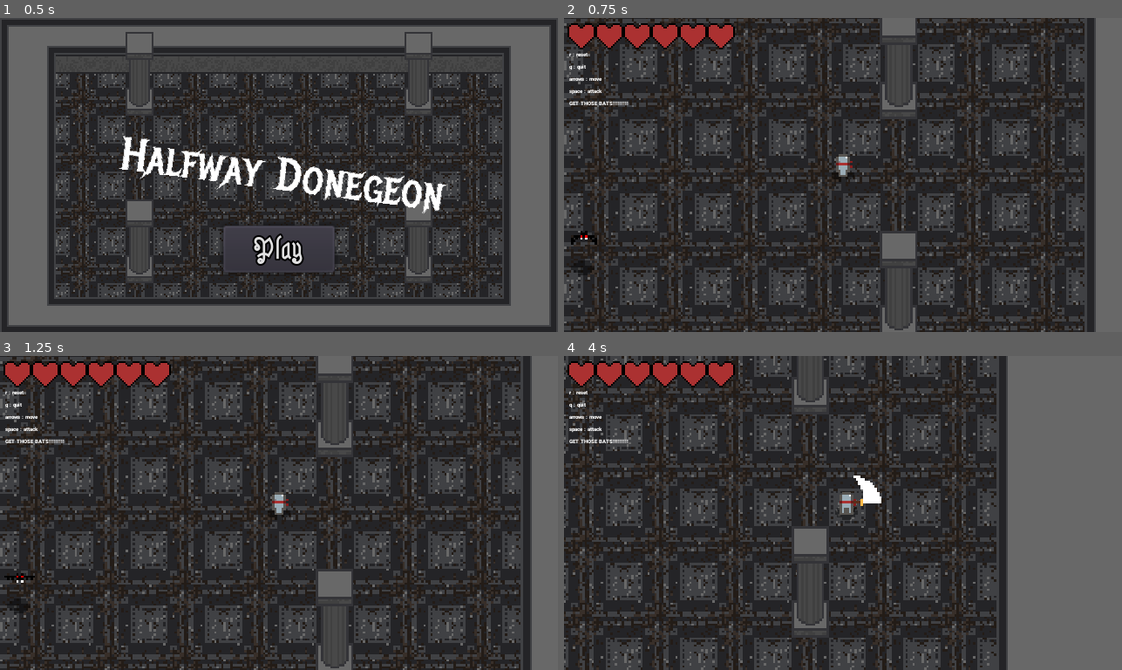
Above: before the commit, frames 1-4 (two rows, left to right).
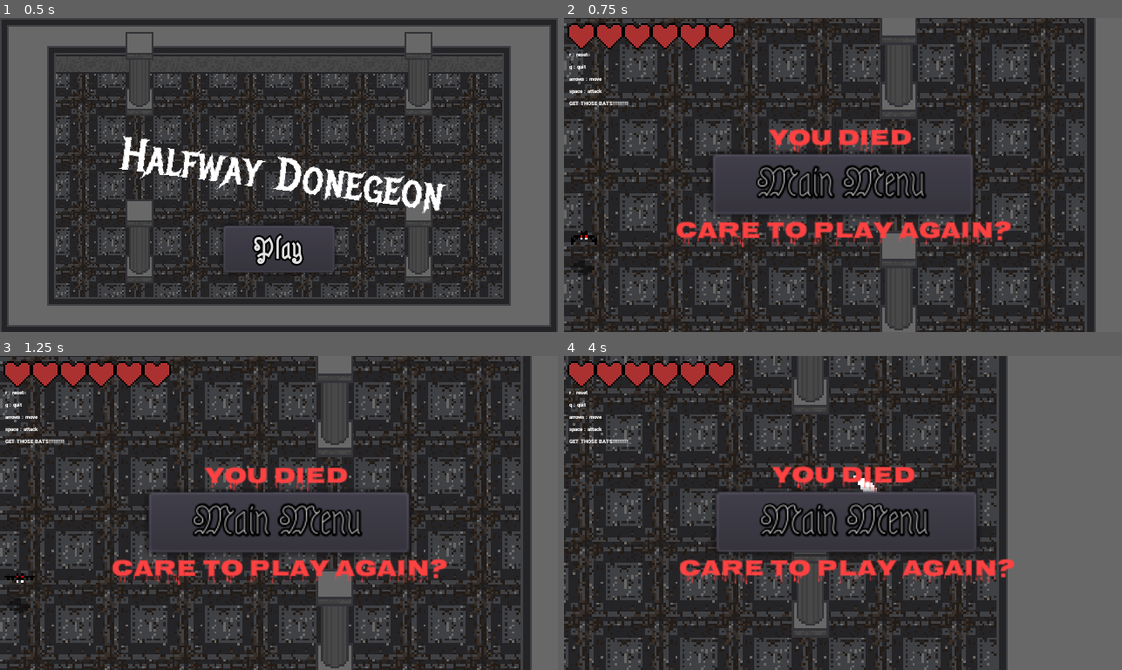
Above: after the commit, the same moments.

Repository: jxprovost/Final_Project-Team_5
Game: Godot game, scene res://World/Menu.tscn
Two runs of this game, one before a commit and one after it. Both use one fixed random seed, a clock stepped at 60 frames per second and the inputs below.
Inputs:
- Up to frame 1 (0.5 s): no input
- Up to frame 2 (0.75 s): click "Play" at 0.5 s
- Up to frame 3 (1.25 s): no input
- Up to frame 4 (4 s): hold Right (ui_right) 1.28-2.03 s; tap Space (attack) every 0.75 s from 1.35 to 3.6 s; hold Down (ui_down) 2.03-2.78 s; hold Right (ui_right) 2.78-3.53 s; hold Up (ui_up) from 3.53 s (still down)

Frame 1 is identical in both runs. In frame 2, 8.6% of the frame differs, in the area x 20-81%, y 35-74%; in frame 3, 8.6%; in frame 4, 8.8%, in the area x 20-81%, y 35-73%.

Commit message:
Small adjustment

Diff:
--- a/Project/World/World.gd
+++ b/Project/World/World.gd
@@ -10,7 +10,6 @@
 		quit_level()
 
 	if bats_defeated == 8:
-		print("all_bats_defeated")
 		complete_bat_quest()
 
 
--- a/Project/World/World.tscn
+++ b/Project/World/World.tscn
@@ -435,11 +435,10 @@
 }
 
 [node name="Loss" type="Label" parent="Camera2D/Control"]
-visible = false
 margin_left = -118.013
-margin_top = -28.9056
+margin_top = -23.6337
 margin_right = 116.987
-margin_bottom = 61.0944
+margin_bottom = 66.3663
 custom_fonts/font = SubResource( 4 )
 custom_colors/font_color = Color( 1, 0.258824, 0.258824, 1 )
 text = "You Died
@@ -451,7 +450,6 @@
 }
 
 [node name="Menu" type="Button" parent="Camera2D/Control"]
-visible = false
 margin_left = -56.4928
 margin_top = -8.5665
 margin_right = 55.5072
